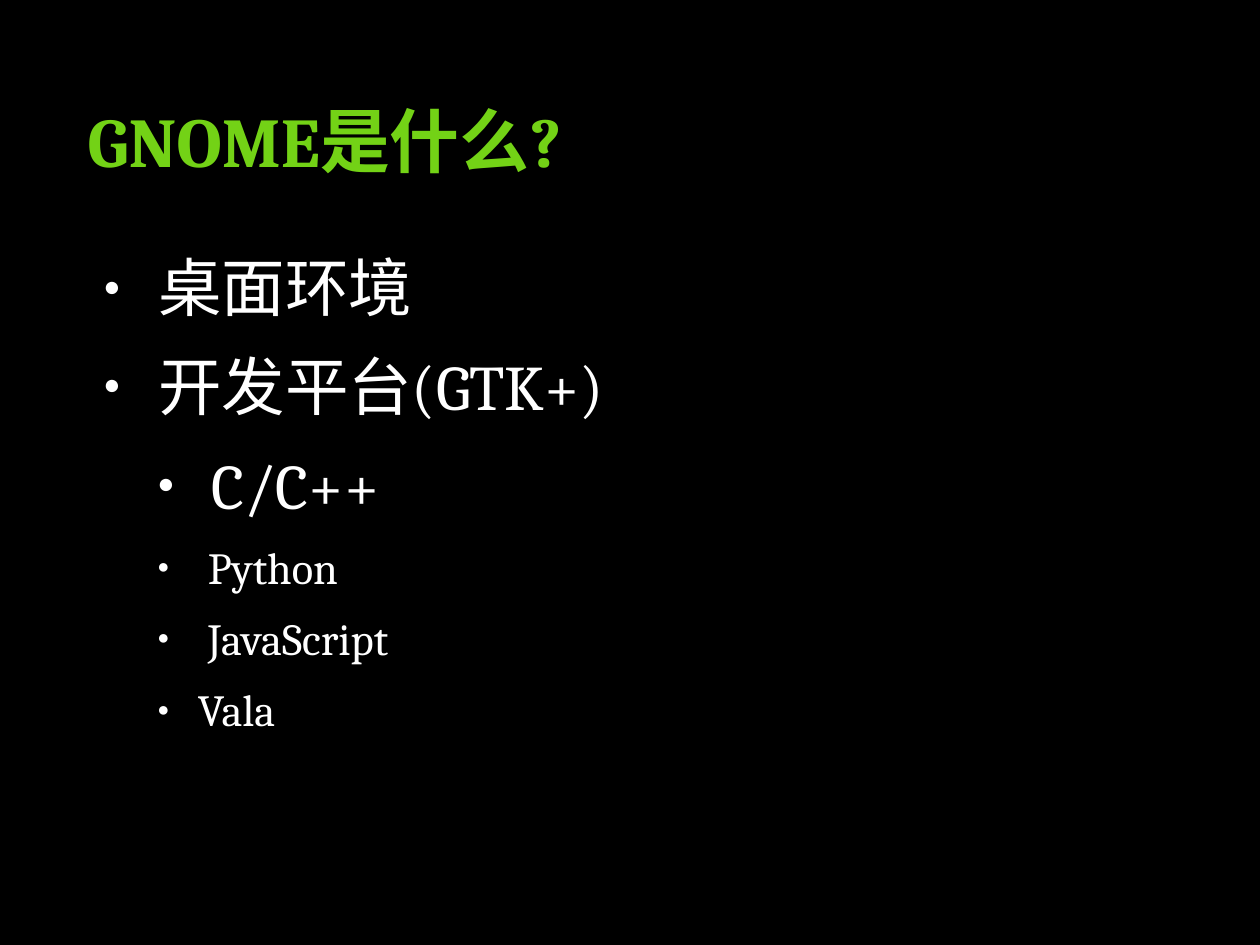
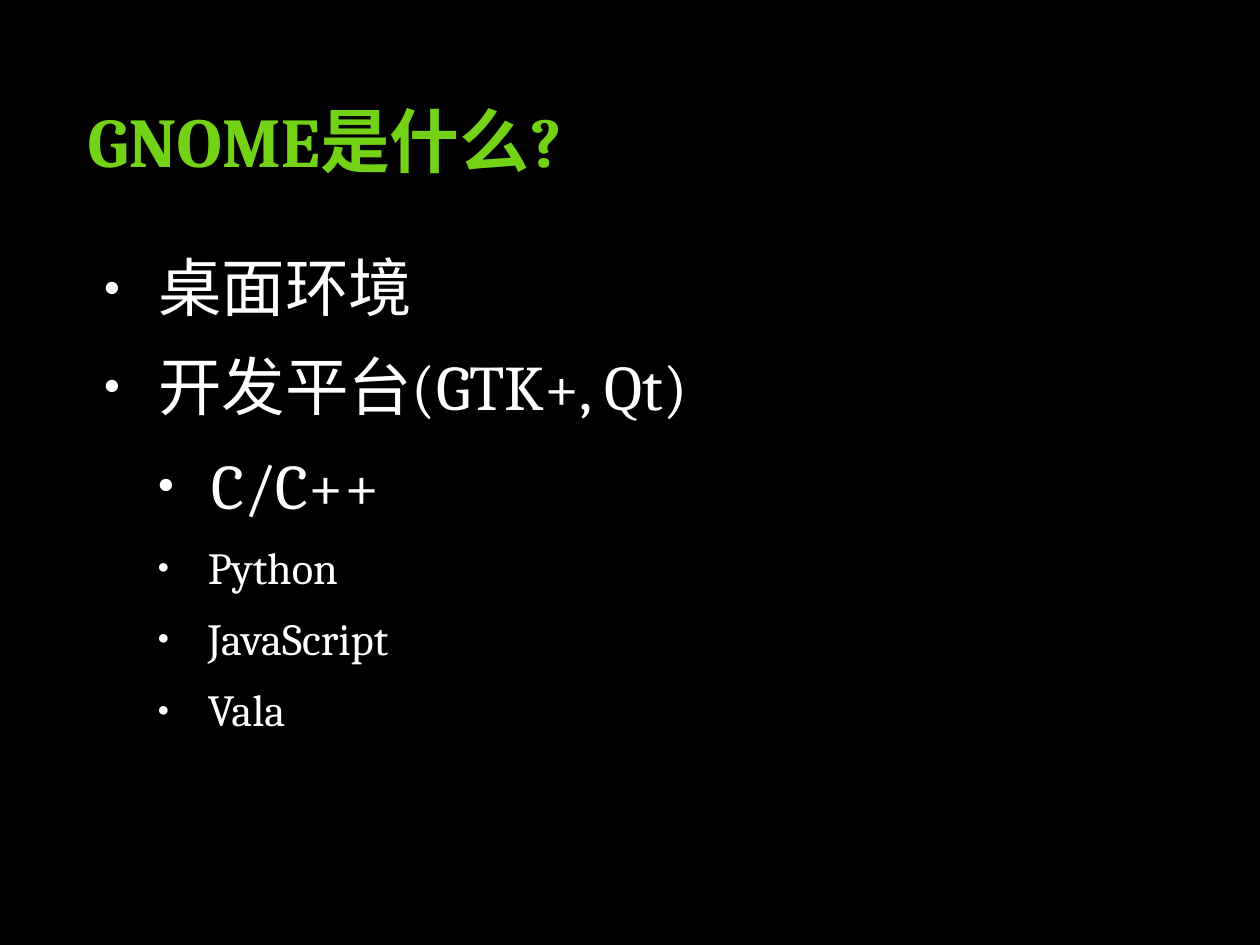
Before and after one commit to binli/workshop, a slide deck: slide 11 of presentations/GNOME.odp (slide 4 before the commit). Drawn at 1260x945 pixels with LibreOffice and Linux fonts; fonts in the diff are those of the drawing. Boxes give left, top, right and bottom in pixels: in the first picture for what was removed or moved away, otherwise in the second. Text is boxed around its words. In the diff, an @@ line names an element or a change of style, - is before the commit and + after.

Commit message:
update odp

```diff
--- a/presentations/GNOME.odp
+++ b/presentations/GNOME.odp
@@ text at (158,356,688,421): text changed @@
-● 开发平台(GTK+)
+● 开发平台(GTK+, Qt)
```
Also in this commit, not shown: 9 other slides changed, 6 slides added, 1 slide removed, 2 other files.
